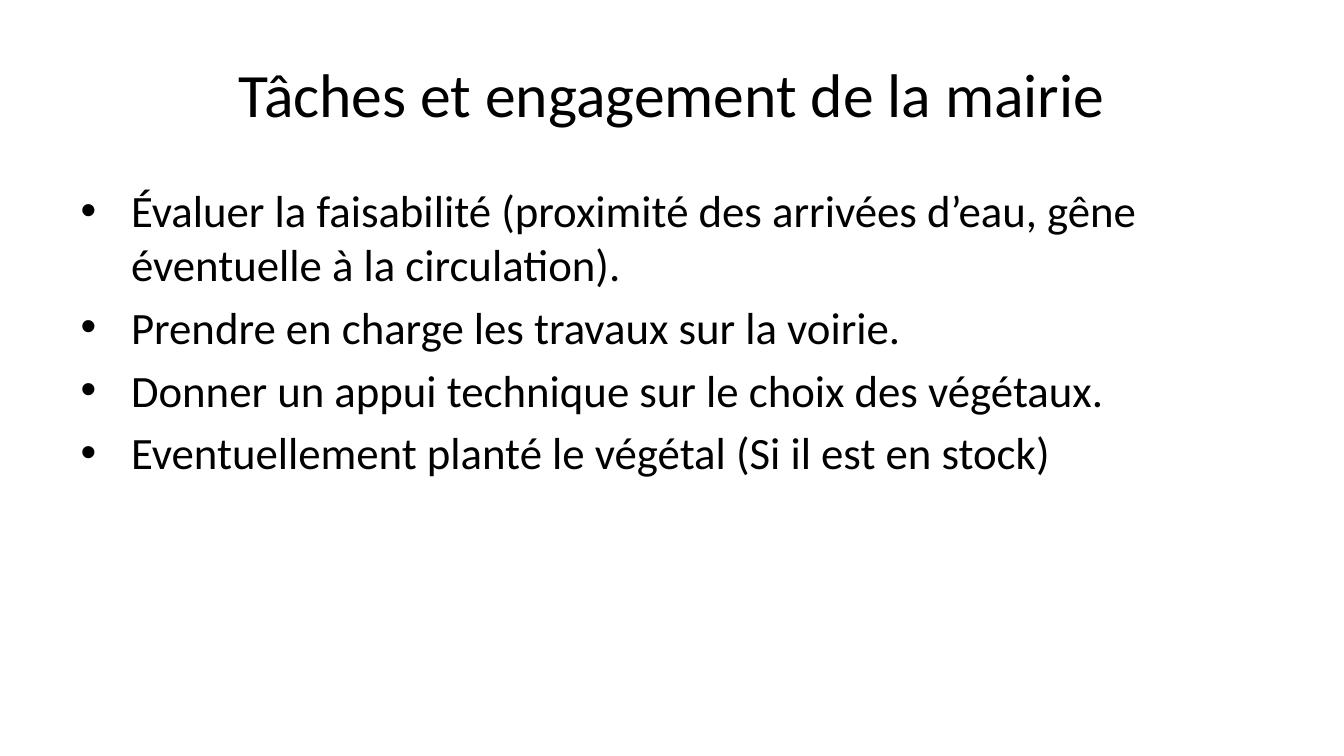
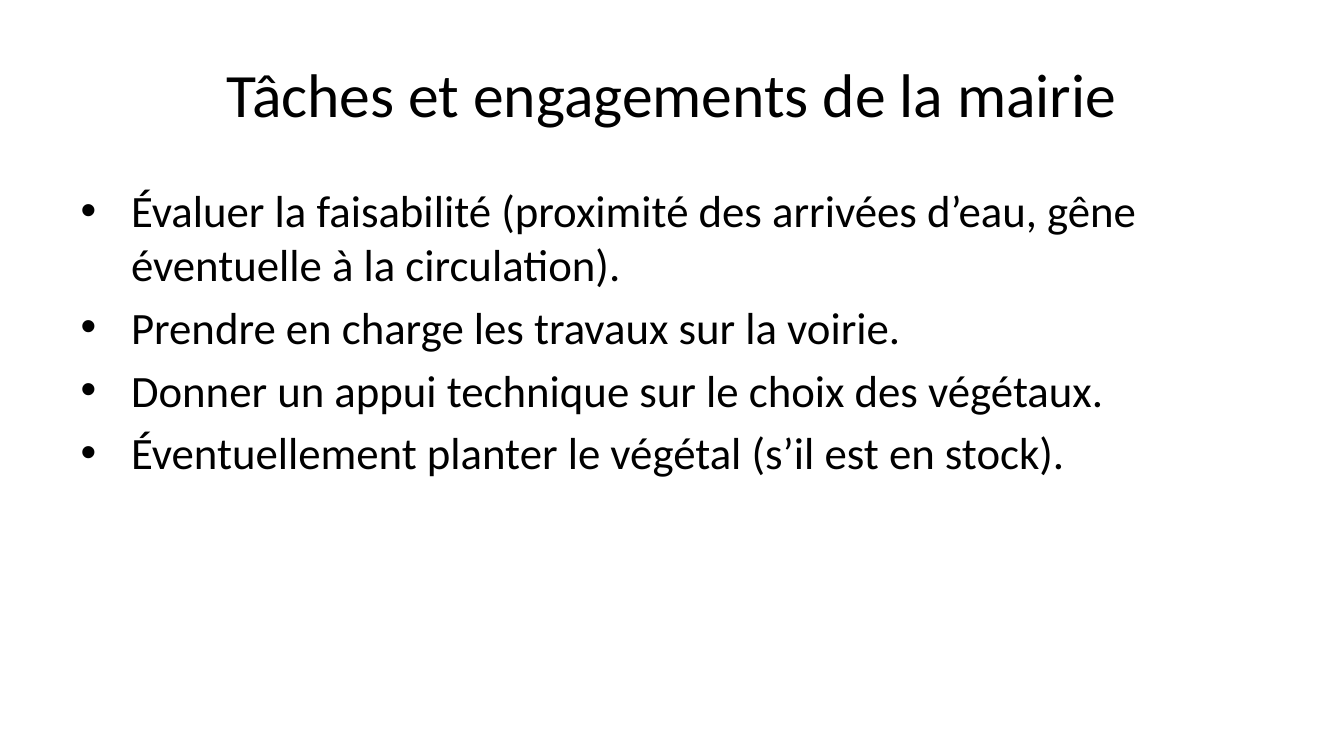
Before and after one commit to Bertrand82/vegetalisation_m2q, a slide deck: slide 9 of presentation.pptx. Drawn at 1344x756 pixels with LibreOffice and Linux fonts; fonts in the diff are those of the drawing. Boxes give left, top, right and bottom in pixels: in the first picture for what was removed or moved away, otherwise in the second. Text is boxed around its words. In the diff, an @@ line names an element or a change of style, - is before the commit and + after.

```diff
--- a/presentation.pptx
+++ b/presentation.pptx
@@ title at (227, 74, 1116, 128): text changed @@
-Tâches et engagement de la mairie
+Tâches et engagements de la mairie
@@ text at (131, 432, 1064, 477): text changed @@
-• Eventuellement planté le végétal (Si il est en stock)
+• Éventuellement planter le végétal (s’il est en stock).
```
Also in this commit, not shown: 9 other slides changed, 3 other files.
